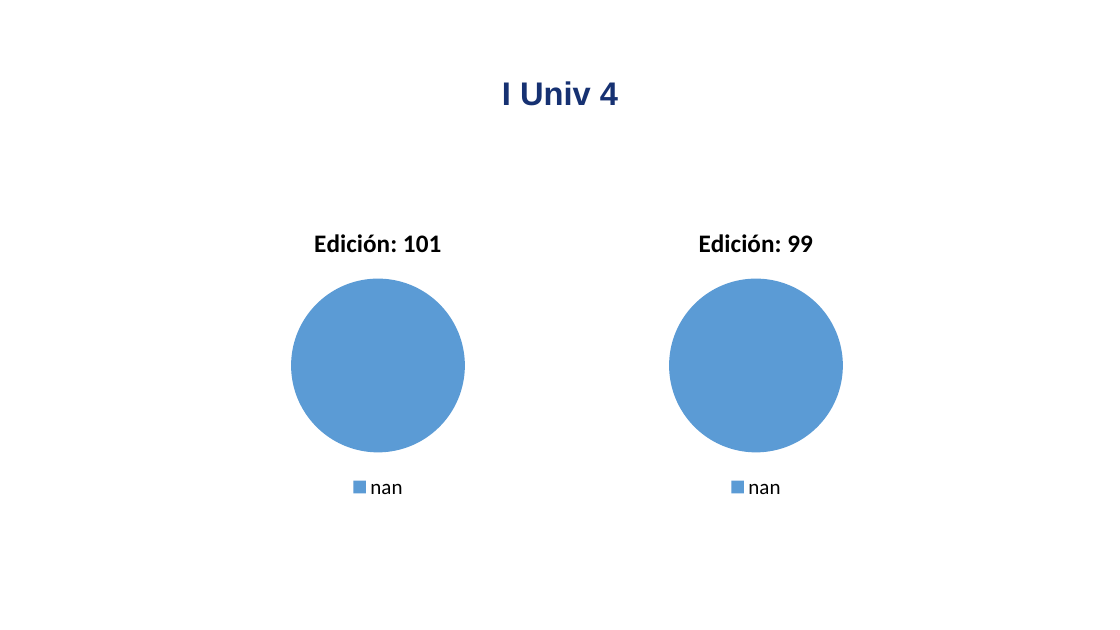
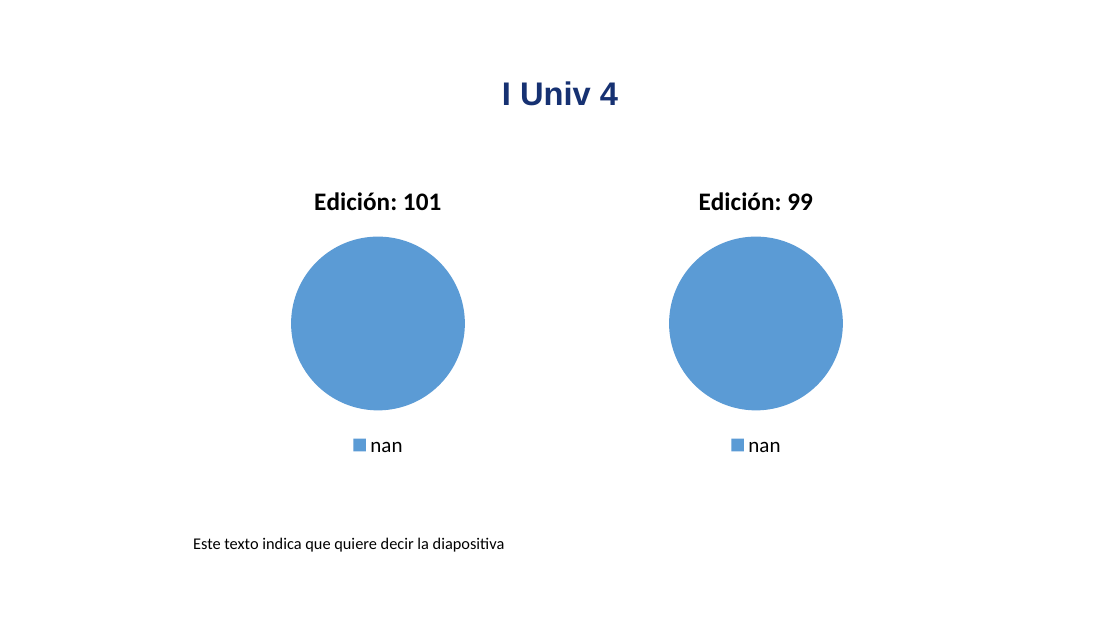
Before and after one commit to david-monroy/sistema-aid, a slide deck: slide 2 of sistemaaid/backend/ia/presentaciones/pruebapresentaciones.pptx. Drawn at 1120x630 pixels with LibreOffice and Linux fonts; fonts in the diff are those of the drawing. Boxes give left, top, right and bottom in pixels: in the first picture for what was removed or moved away, otherwise in the second. Text is boxed around its words. In the diff, an @@ line names an element or a change of style, - is before the commit and + after.

Commit message:
Agregar texto descriptivo

```diff
--- a/sistemaaid/backend/ia/presentaciones/pruebapresentaciones.pptx
+++ b/sistemaaid/backend/ia/presentaciones/pruebapresentaciones.pptx
@@ pie chart: place and size @@
-pie chart at [210, 210, 546, 504]
+pie chart at [210, 168, 546, 462]
@@ pie chart: place and size @@
-pie chart at [588, 210, 924, 504]
+pie chart at [588, 168, 924, 462]
@@ text added at [193, 537, 505, 552], 14 pt, text #000000 @@
+Este texto indica que quiere decir la diapositiva
```
Also in this commit, not shown: 2 other files.
